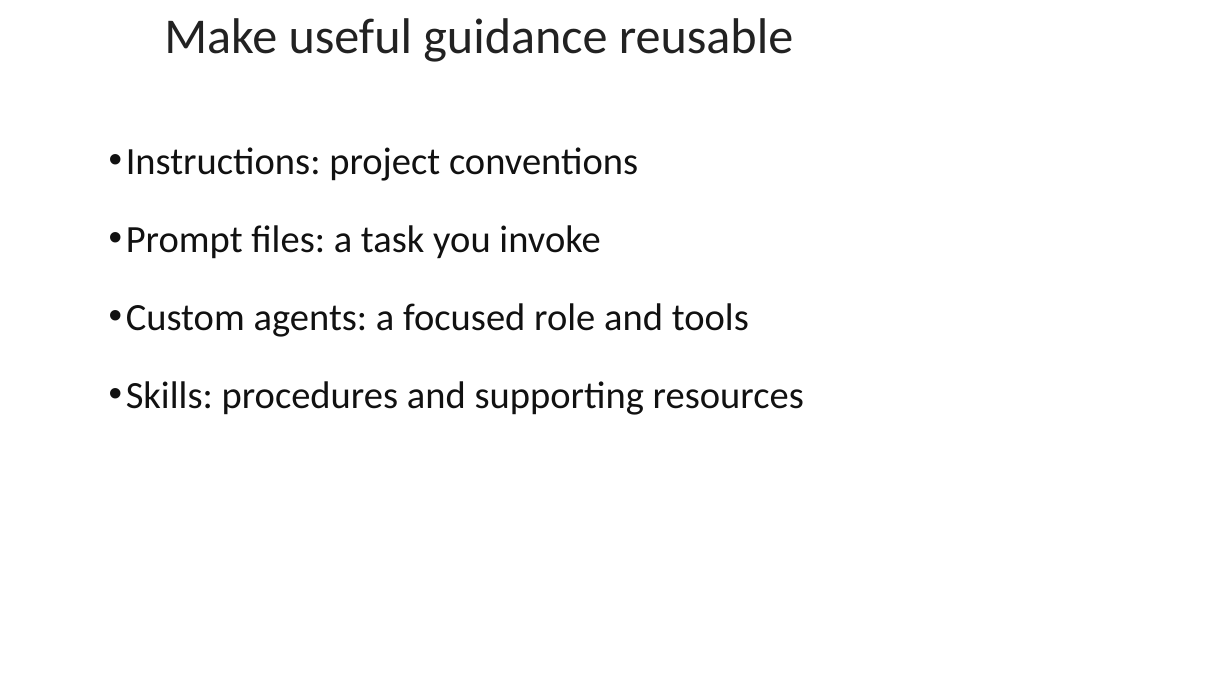
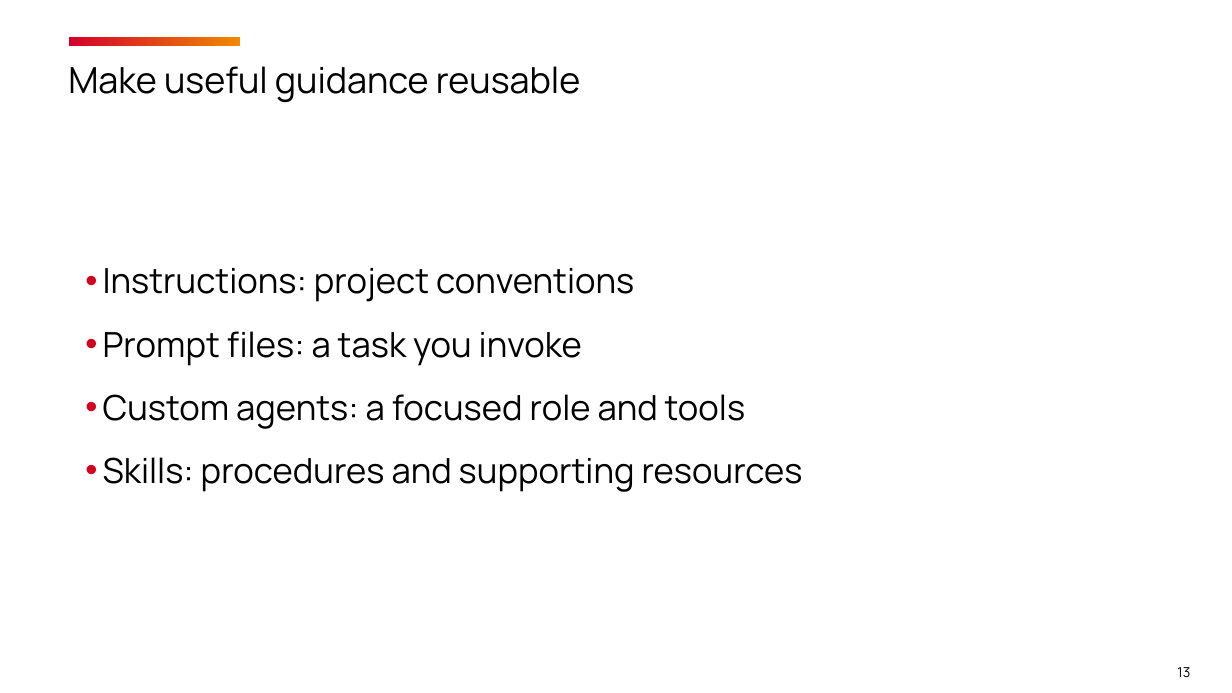
Before and after one commit to timothywarner-org/copilot-cert-prep, a slide deck: slide 13 of warner-github-cert-prep-september-2026.pptx (slide 11 before the commit). Drawn at 1232x693 pixels with LibreOffice and Linux fonts; fonts in the diff are those of the drawing; background and template pictures are left out. Boxes give left, top, right and bottom in pixels: in the first picture for what was removed or moved away, otherwise in the second. Text is boxed around its words. In the diff, an @@ line names an element or a change of style, - is before the commit and + after.

```diff
--- a/warner-github-cert-prep-september-2026.pptx
+++ b/warner-github-cert-prep-september-2026.pptx
@@ title "Make useful guidance reusable": place and size @@
-title "Make useful guidance reusable" at (164,18,793,62)
+title "Make useful guidance reusable" at (68,66,580,102)
@@ title "Make useful guidance reusable" at (68,66,580,102): size 29.2 to 21 pt, font Calibri to Manrope, text colour #222222 to #000000; line spacing 1 to 1.08 @@
@@ rectangle added at (70,36,241,46), fill gradient #D3002D to #F18901 @@
@@ text "Instructions: project conventions": place and size @@
-text "Instructions: project conventions" at (126,147,804,415)
+text "Instructions: project conventions" at (103,268,803,492)
@@ text "Instructions: project conventions" at (103,268,803,492): size 22.5 to 20.2 pt, font Calibri to Manrope, text colour #111111 to #000000; indent changed; line spacing 1 to 1.15; less space between paragraphs @@
@@ page number added at (1177,667,1190,678), 8 pt, text #000000 @@
+13
```
Also in this commit, not shown: 19 other slides changed, 8 slides added, 4 slides removed, 28 other files.
